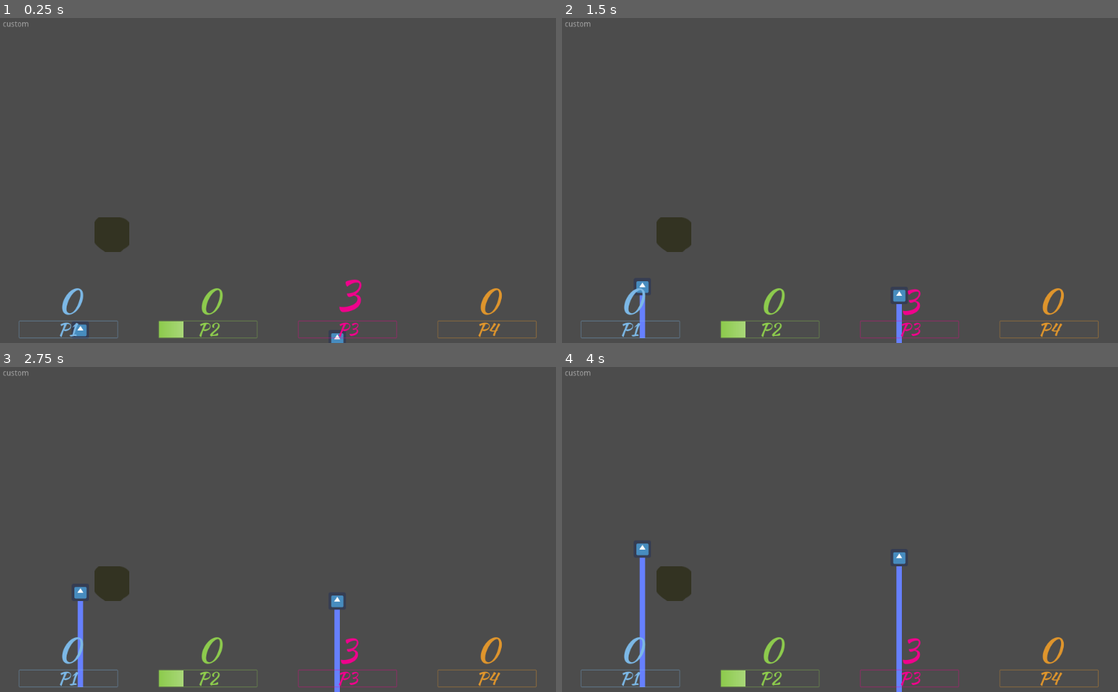
Above: before the commit, frames 1-4 (two rows, left to right).
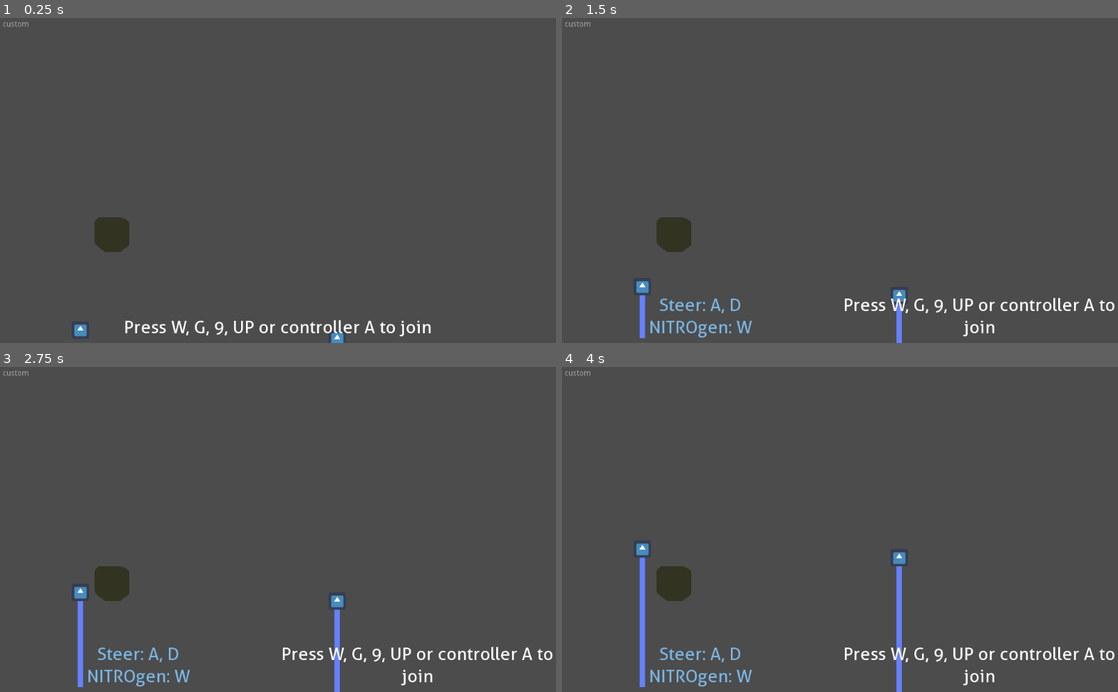
Above: after the commit, the same moments.

Repository: HedgeLizards/GGJ23
Game: Godot game, scene res://scenes/World.tscn
Same seed, same stepped clock (60 frames per second), same inputs: the game is played once before the commit and once after it. The engine's default icon, where the game draws it, is replaced by a stand-in: a white triangle on a blue panel in a dark square.
Inputs:
- Up to frame 1 (0.25 s): no input
- Up to frame 2 (1.5 s): tap W at 0.5, 1.25 s; tap Enter (start, bound only after the commit) at 0.6, 1.35 s
- Up to frame 3 (2.75 s): tap W at 2 s; tap Enter (start, bound only after the commit) at 2.1 s
- Up to frame 4 (4 s): tap W at 2.75, 3.5 s; tap Enter (start, bound only after the commit) at 2.85, 3.6 s

The runs differ from the first frame. In frame 1, 2.1% of the frame differs, in the area x 3-97%, y 80-99%; in frame 2, 2.5%, in the area x 3-100%, y 83-99%; in frame 3, 2.5%; in frame 4, 2.5%.

Commit message:
Add dynamic joining and leaving to the UI

Diff:
--- a/project.godot
+++ b/project.godot
@@ -13,6 +13,10 @@
 config/name="23ggj"
 run/main_scene="res://scenes/World.tscn"
 config/icon="res://icon.png"
+
+[autoload]
+
+Global="*res://scripts/global.gd"
 
 [debug]
 
@@ -33,34 +37,74 @@
 
 [input]
 
-left1={
+left0={
 "deadzone": 0.5,
 "events": [ Object(InputEventKey,"resource_local_to_scene":false,"resource_name":"","device":0,"alt":false,"shift":false,"control":false,"meta":false,"command":false,"pressed":false,"scancode":0,"physical_scancode":65,"unicode":0,"echo":false,"script":null)
  ]
 }
-right1={
+right0={
 "deadzone": 0.5,
 "events": [ Object(InputEventKey,"resource_local_to_scene":false,"resource_name":"","device":0,"alt":false,"shift":false,"control":false,"meta":false,"command":false,"pressed":false,"scancode":0,"physical_scancode":68,"unicode":0,"echo":false,"script":null)
  ]
 }
+power0={
+"deadzone": 0.5,
+"events": [ Object(InputEventKey,"resource_local_to_scene":false,"resource_name":"","device":0,"alt":false,"shift":false,"control":false,"meta":false,"command":false,"pressed":false,"scancode":0,"physical_scancode":87,"unicode":0,"echo":false,"script":null)
+ ]
+}
+left1={
+"deadzone": 0.5,
+"events": [ Object(InputEventKey,"resource_local_to_scene":false,"resource_name":"","device":0,"alt":false,"shift":false,"control":false,"meta":false,"command":false,"pressed":false,"scancode":0,"physical_scancode":86,"unicode":0,"echo":false,"script":null)
+ ]
+}
+right1={
+"deadzone": 0.5,
+"events": [ Object(InputEventKey,"resource_local_to_scene":false,"resource_name":"","device":0,"alt":false,"shift":false,"control":false,"meta":false,"command":false,"pressed":false,"scancode":0,"physical_scancode":66,"unicode":0,"echo":false,"script":null)
+ ]
+}
+power1={
+"deadzone": 0.5,
+"events": [ Object(InputEventKey,"resource_local_to_scene":false,"resource_name":"","device":0,"alt":false,"shift":false,"control":false,"meta":false,"command":false,"pressed":false,"scancode":0,"physical_scancode":71,"unicode":0,"echo":false,"script":null)
+ ]
+}
 left2={
+"deadzone": 0.5,
+"events": [ Object(InputEventKey,"resource_local_to_scene":false,"resource_name":"","device":0,"alt":false,"shift":false,"control":false,"meta":false,"command":false,"pressed":false,"scancode":0,"physical_scancode":73,"unicode":0,"echo":false,"script":null)
+ ]
+}
+right2={
+"deadzone": 0.5,
+"events": [ Object(InputEventKey,"resource_local_to_scene":false,"resource_name":"","device":0,"alt":false,"shift":false,"control":false,"meta":false,"command":false,"pressed":false,"scancode":0,"physical_scancode":79,"unicode":0,"echo":false,"script":null)
+ ]
+}
+power2={
+"deadzone": 0.5,
+"events": [ Object(InputEventKey,"resource_local_to_scene":false,"resource_name":"","device":0,"alt":false,"shift":false,"control":false,"meta":false,"command":false,"pressed":false,"scancode":0,"physical_scancode":57,"unicode":0,"echo":false,"script":null)
+ ]
+}
+left3={
 "deadzone": 0.5,
 "events": [ Object(InputEventKey,"resource_local_to_scene":false,"resource_name":"","device":0,"alt":false,"shift":false,"control":false,"meta":false,"command":false,"pressed":false,"scancode":0,"physical_scancode":16777231,"unicode":0,"echo":false,"script":null)
  ]
 }
-right2={
+right3={
 "deadzone": 0.5,
 "events": [ Object(InputEventKey,"resource_local_to_scene":false,"resource_name":"","device":0,"alt":false,"shift":false,"control":false,"meta":false,"command":false,"pressed":false,"scancode":0,"physical_scancode":16777233,"unicode":0,"echo":false,"script":null)
  ]
 }
-power1={
+power3={
 "deadzone": 0.5,
-"events": [ Object(InputEventKey,"resource_local_to_scene":false,"resource_name":"","device":0,"alt":false,"shift":false,"control":false,"meta":false,"command":false,"pressed":false,"scancode":0,"physical_scancode":87,"unicode":0,"echo":false,"script":null)
+"events": [ Object(InputEventKey,"resource_local_to_scene":false,"resource_name":"","device":0,"alt":false,"shift":false,"control":false,"meta":false,"command":false,"pressed":false,"scancode":0,"physical_scancode":16777232,"unicode":0,"echo":false,"script":null)
  ]
 }
-power2={
+start={
 "deadzone": 0.5,
-"events": [ Object(InputEventKey,"resource_local_to_scene":false,"resource_name":"","device":0,"alt":false,"shift":false,"control":false,"meta":false,"command":false,"pressed":false,"scancode":0,"physical_scancode":16777232,"unicode":0,"echo":false,"script":null)
+"events": [ Object(InputEventKey,"resource_local_to_scene":false,"resource_name":"","device":0,"alt":false,"shift":false,"control":false,"meta":false,"command":false,"pressed":false,"scancode":16777221,"physical_scancode":0,"unicode":0,"echo":false,"script":null)
+ ]
+}
+quit={
+"deadzone": 0.5,
+"events": [ Object(InputEventKey,"resource_local_to_scene":false,"resource_name":"","device":0,"alt":false,"shift":false,"control":false,"meta":false,"command":false,"pressed":false,"scancode":16777217,"physical_scancode":0,"unicode":0,"echo":false,"script":null)
  ]
 }
 
--- /dev/null
+++ b/scenes/JoinInstructions.tscn
@@ -0,0 +1,23 @@
+[gd_scene load_steps=3 format=2]
+
+[ext_resource path="res://assets/fonts/Aller_Rg.ttf" type="DynamicFontData" id=1]
+
+[sub_resource type="DynamicFont" id=1]
+size = 32
+use_filter = true
+font_data = ExtResource( 1 )
+
+[node name="JoinInstructions" type="VBoxContainer"]
+margin_right = 1024.0
+margin_bottom = 38.0
+size_flags_horizontal = 3
+alignment = 2
+
+[node name="Label" type="Label" parent="."]
+margin_right = 1024.0
+margin_bottom = 38.0
+size_flags_horizontal = 3
+custom_fonts/font = SubResource( 1 )
+text = "Press W, G, 9, UP or controller A to join"
+align = 1
+autowrap = true
--- a/scenes/PlayerScore.tscn
+++ b/scenes/PlayerScore.tscn
@@ -1,6 +1,12 @@
-[gd_scene load_steps=8 format=2]
+[gd_scene load_steps=10 format=2]
 
 [ext_resource path="res://assets/fonts/KaushanScript-Regular.otf" type="DynamicFontData" id=1]
+[ext_resource path="res://assets/fonts/Aller_Rg.ttf" type="DynamicFontData" id=2]
+
+[sub_resource type="DynamicFont" id=10]
+size = 32
+use_filter = true
+font_data = ExtResource( 2 )
 
 [sub_resource type="DynamicFont" id=2]
 size = 64
@@ -20,31 +26,39 @@
 draw_center = false
 shadow_size = 2
 
-[sub_resource type="DynamicFont" id=4]
+[sub_resource type="DynamicFont" id=9]
 size = 32
 use_filter = true
 font_data = ExtResource( 1 )
 
 [node name="PlayerScore" type="VBoxContainer"]
 margin_right = 1024.0
-margin_bottom = 121.0
+margin_bottom = 79.0
 size_flags_horizontal = 3
-custom_constants/separation = -10
 alignment = 2
 
+[node name="Controls" type="Label" parent="."]
+margin_top = 41.0
+margin_right = 1024.0
+margin_bottom = 79.0
+custom_fonts/font = SubResource( 10 )
+align = 1
+
 [node name="Score" type="Label" parent="."]
-margin_top = 7.0
+visible = false
+margin_top = 42.0
 margin_right = 1024.0
-margin_bottom = 101.0
+margin_bottom = 136.0
 custom_fonts/font = SubResource( 2 )
 text = "0"
 align = 1
 
 [node name="Nitrogen" type="ProgressBar" parent="."]
+visible = false
 margin_left = 422.0
-margin_top = 91.0
+margin_top = 49.0
 margin_right = 602.0
-margin_bottom = 121.0
+margin_bottom = 79.0
 rect_min_size = Vector2( 180, 30 )
 size_flags_horizontal = 4
 custom_styles/fg = SubResource( 7 )
@@ -64,5 +78,5 @@
 margin_bottom = 7.0
 grow_horizontal = 2
 grow_vertical = 2
-custom_fonts/font = SubResource( 4 )
+custom_fonts/font = SubResource( 9 )
 text = "P"
--- a/scenes/World.tscn
+++ b/scenes/World.tscn
@@ -1,9 +1,10 @@
-[gd_scene load_steps=5 format=2]
+[gd_scene load_steps=6 format=2]
 
 [ext_resource path="res://scenes/Player.tscn" type="PackedScene" id=1]
 [ext_resource path="res://scenes/VersionTag.tscn" type="PackedScene" id=2]
 [ext_resource path="res://scenes/Stone.tscn" type="PackedScene" id=3]
 [ext_resource path="res://scripts/player_scores.gd" type="Script" id=4]
+[ext_resource path="res://scenes/JoinInstructions.tscn" type="PackedScene" id=5]
 
 [node name="World" type="Node2D"]
 
@@ -23,13 +24,14 @@
 grow_vertical = 0
 script = ExtResource( 4 )
 
+[node name="JoinInstructions" parent="CanvasLayer/PlayerScores" instance=ExtResource( 5 )]
+
 [node name="Player1" parent="." instance=ExtResource( 1 )]
 position = Vector2( 148, 592 )
-id = 1
 
 [node name="Player2" parent="." instance=ExtResource( 1 )]
 position = Vector2( 621, 608 )
-id = 2
+id = 3
 
 [node name="Stone" parent="." instance=ExtResource( 3 )]
 position = Vector2( 206, 400 )
--- /dev/null
+++ b/scripts/global.gd
@@ -0,0 +1,51 @@
+extends Node
+
+var selecting = true
+var players = []
+var scores = []
+
+onready var player_scores = $'../World/CanvasLayer/PlayerScores'
+
+func _input(event):
+	if !(event is InputEventKey) or !event.pressed or event.echo:
+		return
+
+	if selecting:
+		for i in 4:
+			if event.is_action('power%d' % i):
+				var index = players.find(i)
+
+				if index == -1:
+					player_scores.add_player(i, players.size())
+
+					players.push_back(i)
+					scores.push_back(i)
+
+					# TODO: spawn player & potato and assign i as id
+				else:
+					player_scores.remove_player(index)
+
+					players.remove(index)
+					scores.remove(index)
+
+					# TODO: free player & potato i
+
+				# TODO: update player & potato positions
+
+				return
+
+		if event.is_action('start'):
+			selecting = false
+
+			# change UI visibility, start players and start music (disable low-pass filter?)
+		elif event.is_action('quit'):
+			get_tree().quit()
+	elif event.is_action('quit'):
+		selecting = true
+
+		# TODO: reload World scene
+
+func change_score(index, by):
+	scores[index] += by
+
+	player_scores.update_score(index, scores[index])
--- a/scripts/player_scores.gd
+++ b/scripts/player_scores.gd
@@ -1,67 +1,72 @@
 extends HBoxContainer
 
+const CONTROLS = [
+	['A', 'D', 'W'],
+	['V', 'B', 'G'],
+	['I', 'O', '9'],
+	['LEFT', 'RIGHT', 'UP'],
+]
 const COLORS = [Color('#7cb8e6'), Color('#8dcb4d'), Color('#f0028c'), Color('#df952c')]
 
-var scores = [0, 0, 0, 0]
-var nitrogens = [0, 0, 0, 0]
 var PlayerScore = preload('res://scenes/PlayerScore.tscn')
 
-func _ready():
-	for i in range(4):
-		var player_score = PlayerScore.instance()
-		var score = player_score.get_node('Score')
+func add_player(id, index):
+	var player_score = PlayerScore.instance()
+	var controls = player_score.get_node('Controls')
 
-		score.add_color_override('font_color', COLORS[i])
-		score.add_font_override('font', score.get_font('font').duplicate())
+	controls.text = 'Steer: %s, %s\nNITROgen: %s' % CONTROLS[id]
+	controls.add_color_override('font_color', COLORS[index])
 
-		var nitrogen = player_score.get_node('Nitrogen')
-		var foreground = nitrogen.get('custom_styles/fg').duplicate()
+	var score = player_score.get_node('Score')
 
-		foreground.texture = foreground.texture.duplicate()
-		foreground.texture.gradient = foreground.texture.gradient.duplicate()
+	score.add_color_override('font_color', COLORS[index])
+	score.add_font_override('font', score.get_font('font').duplicate())
 
-		var foreground_colors = foreground.texture.gradient.colors
+	var nitrogen = player_score.get_node('Nitrogen')
+	var foreground = nitrogen.get('custom_styles/fg').duplicate()
 
-		foreground_colors[0] = COLORS[i]
-		foreground.texture.gradient.colors = foreground_colors
+	foreground.texture = foreground.texture.duplicate()
+	foreground.texture.gradient = foreground.texture.gradient.duplicate()
 
-		var background = nitrogen.get('custom_styles/bg').duplicate()
+	var foreground_colors = foreground.texture.gradient.colors
 
-		background.shadow_color = COLORS[i]
-		background.shadow_color.a = 0.5
+	foreground_colors[0] = COLORS[index]
+	foreground.texture.gradient.colors = foreground_colors
 
-		nitrogen.set('custom_styles/fg', foreground)
-		nitrogen.set('custom_styles/bg', background)
+	var background = nitrogen.get('custom_styles/bg').duplicate()
 
-		nitrogen.get_node('Label').add_color_override('font_color', COLORS[i])
-		nitrogen.get_node('Label').text += str(i + 1)
+	background.shadow_color = COLORS[index]
+	background.shadow_color.a = 0.5
 
-		add_child(player_score)
+	nitrogen.set('custom_styles/fg', foreground)
+	nitrogen.set('custom_styles/bg', background)
 
-	change_score(2, 3) # TEMPORARY
-	change_nitrogen(1, 0.25) # TEMPOARY
+	nitrogen.get_node('Label').add_color_override('font_color', COLORS[index])
+	nitrogen.get_node('Label').text += str(index + 1)
 
-func change_score(player, by):
-	scores[player] += by
+	add_child(player_score)
+	move_child(player_score, index)
 
-	var score = get_child(player).get_node('Score')
+func remove_player(index):
+	get_child(index).queue_free()
 
-	score.text = str(scores[player])
+func update_score(index, to):
+	var score = get_child(index).get_node('Score')
+
+	score.text = str(to)
 
 	var tween = create_tween().set_trans(Tween.TRANS_CUBIC).set_ease(Tween.EASE_IN_OUT)
 
 	tween.tween_property(score.get_font('font'), 'size', 96, 0.5)
 	tween.tween_property(score.get_font('font'), 'size', 64, 0.5)
 
-func change_nitrogen(player, by):
-	nitrogens[player] += by
+func update_nitrogen(index, to):
+	var nitrogen = get_child(index).get_node('Nitrogen')
 
-	var nitrogen = get_child(player).get_node('Nitrogen')
-
-	nitrogen.value = nitrogens[player]
+	nitrogen.value = to
 
 	var foreground = nitrogen.get('custom_styles/fg')
 	var foreground_colors = foreground.texture.gradient.colors
 
-	foreground_colors[1] = COLORS[player] + (Color.white - COLORS[player]) * nitrogens[player]
+	foreground_colors[1] = COLORS[index] + (Color.white - COLORS[index]) * to
 	foreground.texture.gradient.colors = foreground_colors
Binary file added: assets/fonts/Aller_Rg.ttf
